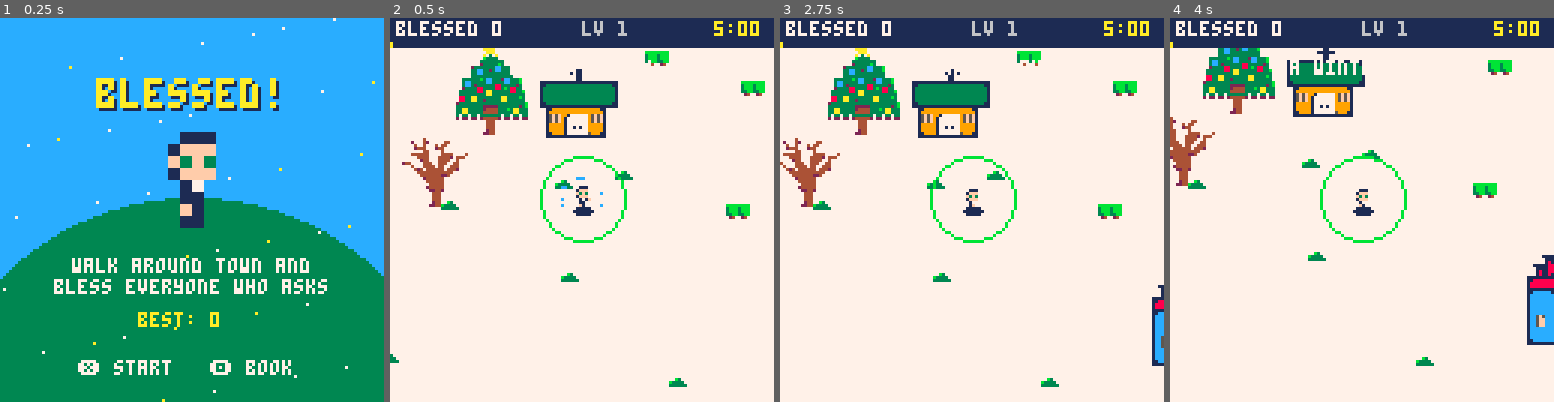
Above: before the commit, frames 1-4 (left to right).
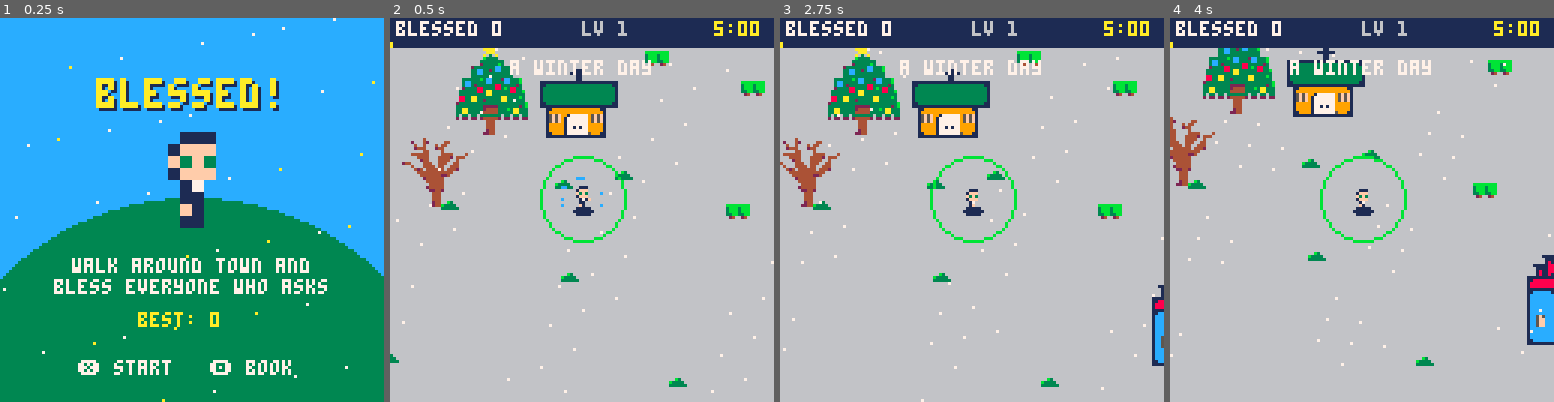
Above: after the commit, the same moments.

Repository: shalone86/sdcourses
Game: PICO-8 cartridge game/blessed.p8
Two runs of this game, one before a commit and one after it. Both use one fixed random seed, a clock stepped at 60 frames per second and the inputs below.
Inputs:
- Up to frame 1 (0.25 s): no input
- Up to frame 2 (0.5 s): tap X (X key) at 0.33 s
- Up to frame 3 (2.75 s): tap O (Z key) at 0.7, 1.7, 2.1, 2.5 s; tap X (X key) at 1.07, 1.85 s; hold Right 1.6-2.1 s; hold Up 2.15-2.42 s; hold Right from 2.47 s (still down)
- Up to frame 4 (4 s): tap O (Z key) at 2.9, 3.3, 3.7 s; tap X (X key) at 2.97 s; release Right at 3.03 s; hold Left 3.08-3.58 s; hold Down 3.63-3.97 s

Frame 1 is identical in both runs. In frame 2, 83% of the frame differs, in the area x 0-100%, y 7-100%; in frame 3, 83%; in frame 4, 83%.

Commit message:
Blessed!: snow falls in winter, on a snowy grey ground
Co-Authored-By: Claude Opus 5.5 <noreply@anthropic.com>
Claude-Session: https://claude.ai/code/session_014A5HNbCtgPJAi8nNk3cpQw

Diff:
--- a/game/blessed.p8
+++ b/game/blessed.p8
@@ -117,9 +117,10 @@
 seasons={"spring","summer","fall","winter"}
 -- the ground each season, from
 -- pico-8's hidden colors: lime,
--- green, tan, snow. (her leaves
--- are color 3, so not that)
-grounds={138,139,134,7}
+-- green, tan, snowy grey (white
+-- flakes fall on it). her leaves
+-- are color 3, so not that
+grounds={138,139,134,6}
 -- building colors to pick from
 -- (not 15 or 7: her windows and
 -- doors use those)
@@ -1210,6 +1211,14 @@
   at(f.x,f.y) print(f.s,f.x-#f.s*2,f.y-(30-f.t)/2,f.c)
  end
  camera()
+
+ -- winter: snow falls (it drifts
+ -- past as you walk)
+ if season==4 then
+  for i=1,50 do
+   pset((i*37+t*.3-p.x)%128,(i*53+t*(.5+i%3*.2)-p.y)%128,7)
+  end
+ end
 
  -- off the screen: who's waiting
  -- at home or at the hospital
